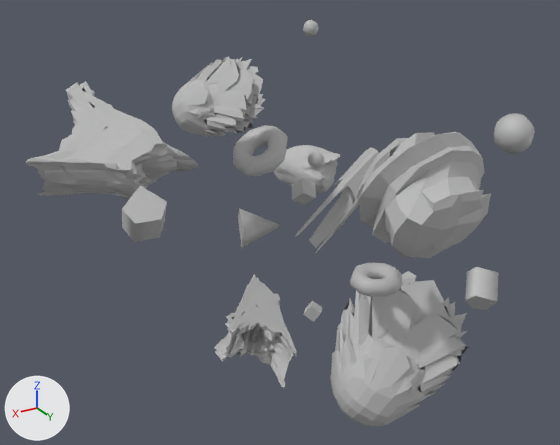
An edit to the FBX model www/models/crowd.fbx, drawn before and after from the same camera.
Camera for both pictures: a 50 mm camera at (0.00719, 0.01076, 0.00856) aimed at (0.00035, -0.00063, 0.00286). The axes (+X, +Y, +Z) are drawn at lower left. The lights are the same throughout.

The scene before the commit, as lines of its bpy script (objects in view):
```python
me_mesh = bpy.data.meshes.new('Mesh')
me_mesh.from_pydata(...)  # 6628 vertices, 6761 faces; spans x -0.376..0.374, y -0.299..0.337, z -0.519..0.494
# faces by material slot: [842, 2928, 1436, 678, 706, 171]
me_mesh.materials.append(mat_lambert1)  # grey #bcbcbc
me_mesh.materials.append(mat_cube1_cube1_blinn)  # grey #bcbcbc
me_mesh.materials.append(mat_sphere2_sphere2_blinn)  # grey #bcbcbc
me_mesh.materials.append(mat_cube3_cube2_blinn)  # grey #bcbcbc
me_mesh.materials.append(mat_sphere3_sphere3_blinn)  # grey #bcbcbc
me_mesh.materials.append(mat_shpere1_shpere1_blinn)  # grey #bcbcbc
ob_group9 = bpy.data.objects.new('group9', me_mesh)
ob_group9.location = (0.00033, -0.00075, 0.00296)
ob_group9.rotation_euler = (1.571, 0.0, 0.0)  # degrees (90, 0, 0)
ob_group9.scale = (0.01, 0.01, 0.01)
```
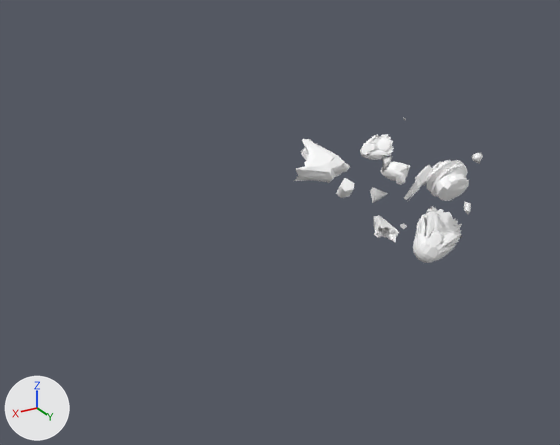
Patch to the scene script:
```diff
--- a/www/models/crowd.fbx.py
+++ b/www/models/crowd.fbx.py
@@ mat_lambert7 @@
+mat_lambert7 = principled_material('lambert7')
+mat_lambert7.base_color = (1.0, 1.0, 1.0)  # white #ffffff
@@ me_mesh @@
 # used by ob_group9; location = (0.00033, -0.00075, 0.00296); rotation_euler = (1.571, 0.0, 0.0), in degrees (90, 0, 0); scale = (0.01, 0.01, 0.01)
-me_mesh.from_pydata(...)  # 6628 vertices, 6761 faces; spans x -0.376..0.374, y -0.299..0.337, z -0.519..0.494
-me_mesh.materials.append(mat_cube3_cube2_blinn)  # grey #bcbcbc
-me_mesh.materials.append(mat_sphere3_sphere3_blinn)  # grey #bcbcbc
+me_mesh.from_pydata(...)  # 1652 vertices, 1691 faces; spans x -0.37..0.363, y -0.299..0.334, z -0.519..0.49
+# me_mesh part 1: 4976 vertices removed from x -0.376..0.374, y -0.299..0.337, z -0.488..0.494
+# me_mesh part 2: 40 faces spanning x -0.365..0.286, y -0.196..0.222, z -0.519..0.176 switch from mat_lambert1 (grey #bcbcbc) to mat_lambert7 (white #ffffff)
+# me_mesh part 3: 12 faces spanning x 0.017..0.264, y -0.221..0.183, z -0.099..0.478 switch from mat_cube1_cube1_blinn (grey #bcbcbc) to mat_lambert7 (white #ffffff)
+# me_mesh part 4: 447 faces spanning x -0.215..0.193, y -0.299..0.307, z -0.343..-0.013 switch from mat_sphere2_sphere2_blinn (grey #bcbcbc) to mat_lambert7 (white #ffffff)
+# me_mesh part 5: 171 faces spanning x -0.166..0.049, y 0.041..0.241, z -0.426..-0.238 switch from mat_shpere1_shpere1_blinn (grey #bcbcbc) to mat_lambert7 (white #ffffff)
@@ ob_group9 @@
 ob_group9 = bpy.data.objects.new('group9', me_mesh)
-ob_group9.location = (0.00033, -0.00075, 0.00296)
+ob_group9.location = (-0.00235, -0.00075, 0.00296)
 ob_group9.rotation_euler = (1.571, 0.0, 0.0)  # degrees (90, 0, 0)
-ob_group9.scale = (0.01, 0.01, 0.01)
+ob_group9.scale = (0.00408, 0.00408, 0.00408)
```

Location of each change, (x1, y1, x2, y2) in pixels of the pictures (560 x 445 px):
'group9', reshaped, moved, rescaled (63% narrower, 64% shorter)
    before: (26, 20, 535, 426)
    after: (294, 117, 483, 263)
part 1 of me_mesh, deleted
    before: (26, 20, 535, 426)
part 2 of me_mesh, recoloured
    before: (122, 113, 529, 301)
    after: (336, 153, 483, 212)
part 3 of me_mesh, recoloured
    before: (76, 88, 278, 317)
    after: (307, 139, 392, 226)
part 4 of me_mesh, recoloured
    before: (187, 66, 469, 426)
    after: (368, 137, 462, 262)
part 5 of me_mesh, recoloured
    before: (356, 132, 491, 258)
    after: (426, 160, 469, 201)
